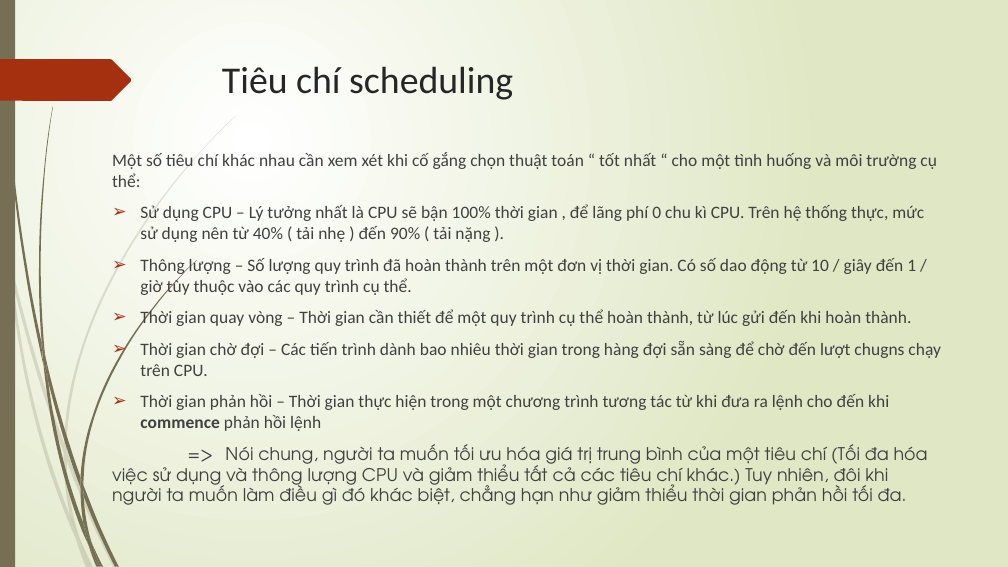
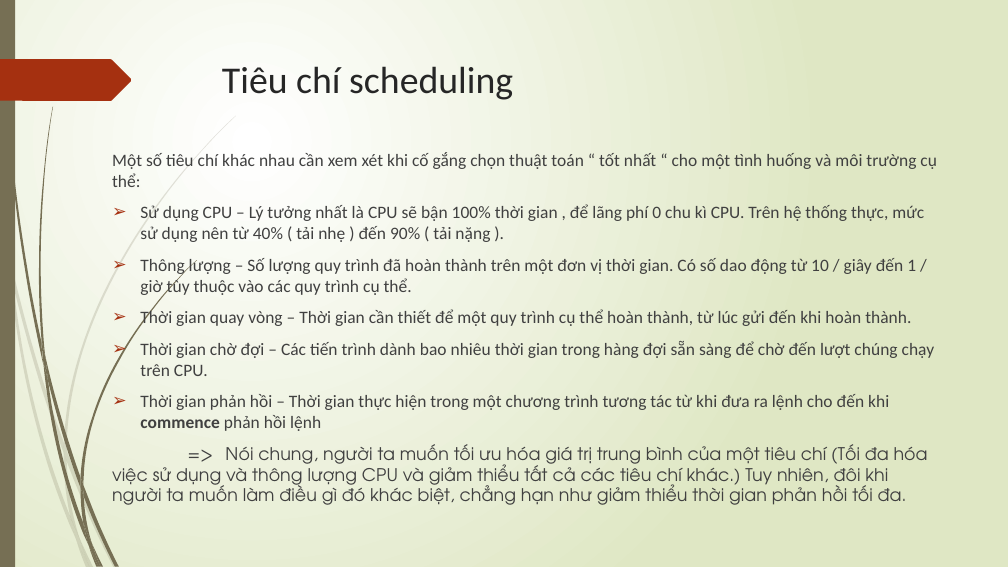
Before and after one commit to darkmagician148/operating_system, a slide deck: slide 9 of Scheduling-linux.pptx. Drawn at 1008x567 pixels with LibreOffice and Linux fonts; fonts in the diff are those of the drawing. Boxes give left, top, right and bottom in pixels: in the first picture for what was removed or moved away, otherwise in the second. Text is boxed around its words. In the diff, an @@ line names an element or a change of style, - is before the commit and + after.

```diff
--- a/Scheduling-linux.pptx
+++ b/Scheduling-linux.pptx
@@ text at box(140, 341, 935, 376): text changed @@
-➢ Thời gian chờ đợi – Các tiến trình dành bao nhiêu thời gian trong hàng đợi sẵn sàng để chờ đến lượt chugns chạy trên CPU.
+➢ Thời gian chờ đợi – Các tiến trình dành bao nhiêu thời gian trong hàng đợi sẵn sàng để chờ đến lượt chúng chạy trên CPU.
```
Also in this commit, not shown: 7 other slides changed, 9 slides added, 3 slides removed.
